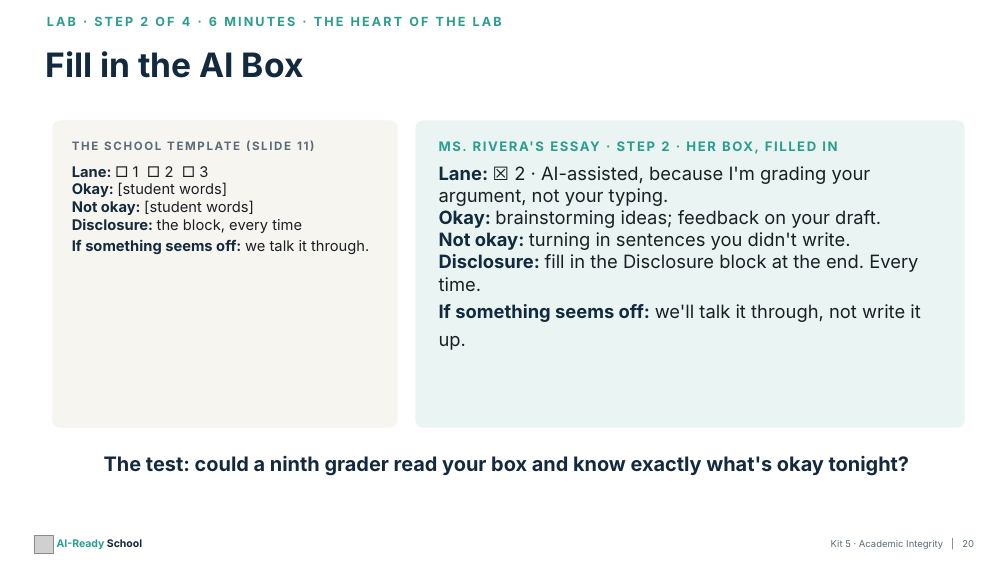
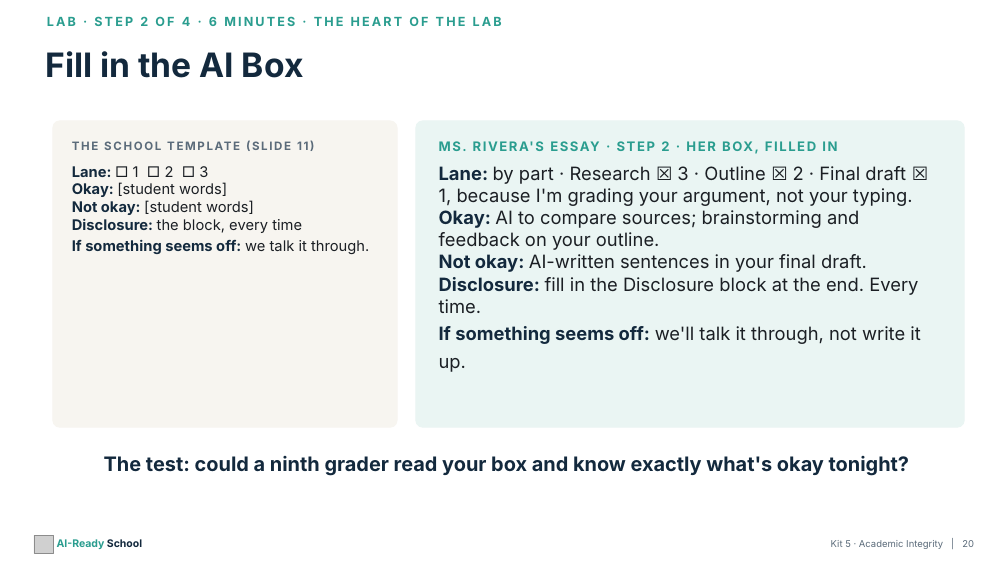
Before and after one commit to aspinozzi1/Ai-School-Ready, a slide deck: slide 20 of kits/kit05/Kit05_PresentationDeck.pptx. Drawn at 1008x567 pixels with LibreOffice and Linux fonts; fonts in the diff are those of the drawing; grey boxes stand for pictures. Boxes give left, top, right and bottom in pixels: in the first picture for what was removed or moved away, otherwise in the second. Text is boxed around its words. In the diff, an @@ line names an element or a change of style, - is before the commit and + after.

```diff
--- a/kits/kit05/Kit05_PresentationDeck.pptx
+++ b/kits/kit05/Kit05_PresentationDeck.pptx
@@ text at (439,166,920,372): text changed @@
-Lane: ☒ 2 · AI-assisted, because I'm grading your argument, not your typing.
-Okay: brainstorming ideas; feedback on your draft.
-Not okay: turning in sentences you didn't write.
-Disclosure: fill in the Disclosure block at the end. Every time.
-If something seems off: we'll talk it through, not write it up.
+Lane: by part · Research ☒ 3 · Outline ☒ 2 · Final draft ☒ 1, because I'm grading your argument, not your typing.
+Okay: AI to compare sources; brainstorming and feedback on your outline.
+Not okay: AI-written sentences in your final draft.
+Disclosure: fill in the Disclosure block at the end. Every time.
+If something seems off: we'll talk it through, not write it up.
```
Also in this commit, not shown: 1 other slide changed, 1 other file.
